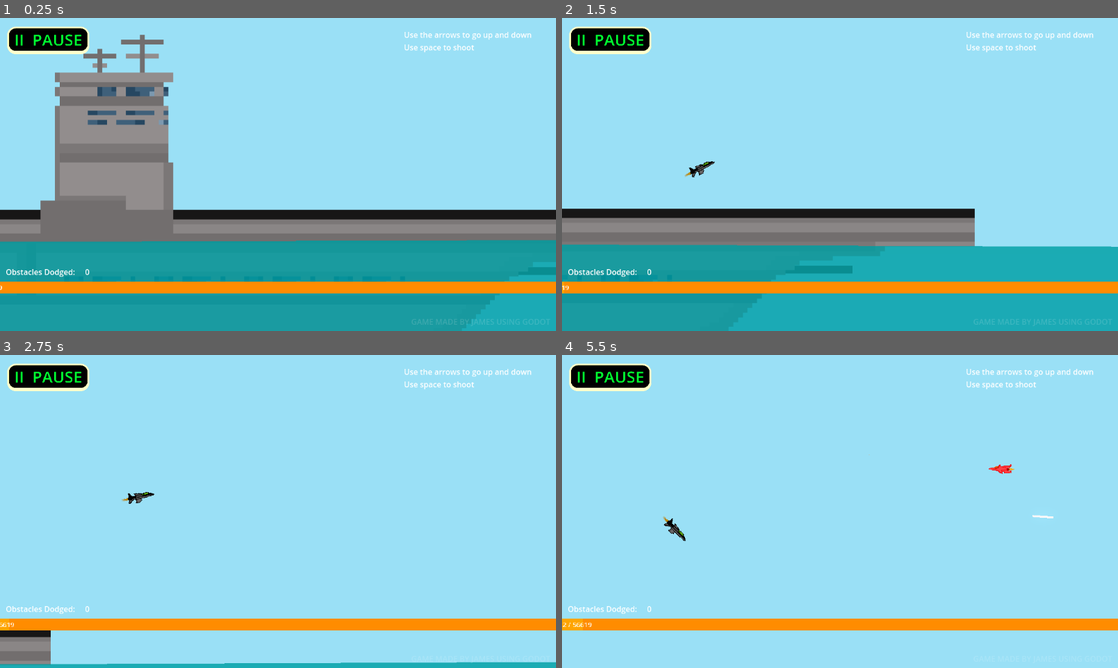
Above: before the commit, frames 1-4 (two rows, left to right).
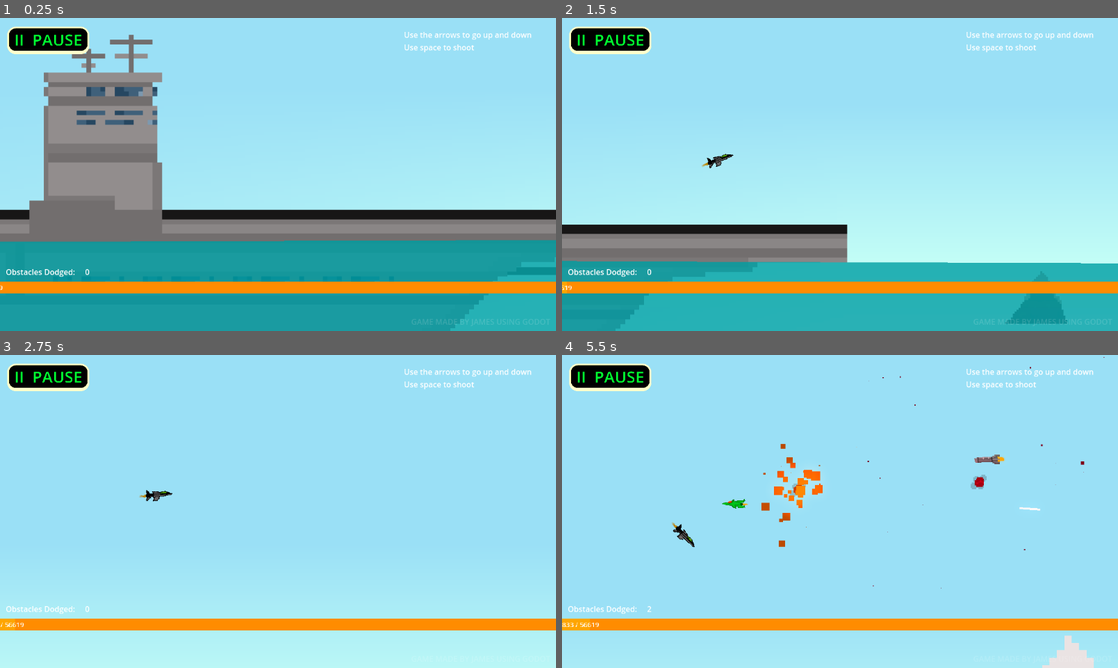
Above: after the commit, the same moments.

Repository: star6fish/DigitalTechInternalInternal
Game: Godot game, scene res://scenes/TestingScene.tscn
Two runs of this game, one before a commit and one after it. Both use one fixed random seed, a clock stepped at 60 frames per second and the inputs below. The project has no main scene, so this scene is started directly.
Inputs:
- Up to frame 1 (0.25 s): no input
- Up to frame 2 (1.5 s): hold Right (ui_right) 0.53-1.28 s; hold Space (shoot) 0.53-1.28 s; hold Down (ui_down) from 1.28 s (still down); tap Space (shoot) at 1.35 s
- Up to frame 3 (2.75 s): release Down (ui_down) at 2.03 s; hold Right (ui_right) from 2.03 s (still down); hold Space (shoot) from 2.03 s (still down)
- Up to frame 4 (5.5 s): release Right (ui_right) at 2.78 s; release Space (shoot) at 2.78 s; hold Up (ui_up) 2.78-3.53 s; tap Space (shoot) at 2.85, 4.35 s; hold Space (shoot) 3.53-4.28 s; hold Left (ui_left) 3.53-5.03 s; hold Down (ui_down) from 5.03 s (still down); hold Space (shoot) from 5.03 s (still down)

The runs differ from the first frame. In frame 1, 3.4% of the frame differs, in the area x 0-100%, y 5-92%; in frame 2, 19%, in the area x 0-100%, y 43-98%; in frame 3, 8.8%; in frame 4, 1.8%.

Commit message:
25/10/2024

Diff:
--- a/assets/DesertMountain.tscn
+++ b/assets/DesertMountain.tscn
@@ -31,6 +31,7 @@
 
 [node name="CollisionShape2D" type="CollisionShape2D" parent="Area2D"]
 shape = SubResource("CircleShape2D_ge8go")
+one_way_collision_margin = 0.0
 
 [node name="Sprite2D" type="Sprite2D" parent="."]
 position = Vector2(4.65661e-10, 2.22045e-16)
--- a/assets/Player.tscn
+++ b/assets/Player.tscn
@@ -81,4 +81,4 @@
 shape = SubResource("RectangleShape2D_58hsa")
 
 [connection signal="area_entered" from="Area2D" to="." method="_hit_object"]
-[connection signal="area_entered" from="ObstacleDetector" to="." method="_hit_object_OD"]
+[connection signal="area_entered" from="ObstacleDetector" to="." method="_hit_object_obstacle_detector"]
--- a/assets/gpu_particles_2d.tscn
+++ b/assets/gpu_particles_2d.tscn
@@ -2,7 +2,7 @@
 
 [sub_resource type="Gradient" id="Gradient_lghvm"]
 offsets = PackedFloat32Array(0.00675676, 0.641892, 1)
-colors = PackedColorArray(0.984314, 0.72549, 0.188235, 1, 0.93475, 0.589159, 0.389482, 1, 0.859544, 0.708889, 0.200922, 0)
+colors = PackedColorArray(0.98, 0.98, 0.98, 1, 0.523781, 0.523781, 0.523781, 1, 0.86, 0.86, 0.86, 0)
 
 [sub_resource type="GradientTexture1D" id="GradientTexture1D_tu5i1"]
 gradient = SubResource("Gradient_lghvm")
--- a/assets/sky.tscn
+++ b/assets/sky.tscn
@@ -15,8 +15,8 @@
 modulate = Color(0.611765, 0.282353, 0, 1)
 z_index = -1
 z_as_relative = false
-position = Vector2(578.5, -34)
-scale = Vector2(18.0156, 1)
+position = Vector2(578.5, -65)
+scale = Vector2(18.0156, 1.96875)
 color = Color(0.580392, 0.278431, 0, 1)
 energy = 1.6
 range_layer_min = -1
@@ -34,23 +34,22 @@
 [node name="ColorRect3" type="ColorRect" parent="."]
 light_mask = 2
 offset_left = 1.0
-offset_top = -12.0
+offset_top = -13.0
 offset_right = 1154.0
-offset_bottom = 1.0
 color = Color(0.980392, 0.776471, 0.34902, 1)
 
 [node name="ColorRect2" type="ColorRect" parent="."]
 light_mask = 2
 offset_left = 1.0
-offset_top = -21.0
+offset_top = -26.0
 offset_right = 1154.0
-offset_bottom = -12.0
+offset_bottom = -13.0
 color = Color(1, 0.74902, 0.552941, 1)
 
 [node name="ColorRect4" type="ColorRect" parent="."]
 light_mask = 2
 offset_left = 1.0
-offset_top = -27.0
+offset_top = -37.0
 offset_right = 1154.0
-offset_bottom = -21.0
+offset_bottom = -22.0
 color = Color(1, 0.729412, 0.709804, 0.72549)
--- a/scenes/TestingScene.tscn
+++ b/scenes/TestingScene.tscn
@@ -296,12 +296,12 @@
 scale = Vector2(196.983, 9.01513)
 
 [node name="MapTypeChangeDetector" type="Area2D" parent="."]
-position = Vector2(21154, -524)
+position = Vector2(21313, -440)
 scale = Vector2(1.05241, 50.352)
 metadata/MapType = "Desert"
 
 [node name="CollisionShape2D" type="CollisionShape2D" parent="MapTypeChangeDetector"]
-position = Vector2(-73.1674, 10.4266)
+position = Vector2(847.578, 9.89037)
 scale = Vector2(1.00126, -5.10682)
 shape = SubResource("RectangleShape2D_iegil")
 
@@ -311,7 +311,7 @@
 metadata/MapType = "Ocean"
 
 [node name="CollisionShape2D" type="CollisionShape2D" parent="MapTypeChangeDetector2"]
-position = Vector2(-69.3646, 10.7441)
+position = Vector2(-792.467, 11.2607)
 shape = SubResource("RectangleShape2D_iegil")
 
 [node name="MapTypeChangeDetector3" type="Area2D" parent="."]
@@ -320,7 +320,7 @@
 metadata/MapType = "Jungle"
 
 [node name="CollisionShape2D" type="CollisionShape2D" parent="MapTypeChangeDetector3"]
-position = Vector2(3113.81, 8.81792)
+position = Vector2(3272.49, 9.0761)
 shape = SubResource("RectangleShape2D_iegil")
 
 [node name="MapTypeChangeDetector4" type="Area2D" parent="."]
@@ -329,7 +329,7 @@
 metadata/MapType = "Ocean"
 
 [node name="CollisionShape2D" type="CollisionShape2D" parent="MapTypeChangeDetector4"]
-position = Vector2(3113.81, 8.81792)
+position = Vector2(2883.86, 8.83778)
 shape = SubResource("RectangleShape2D_iegil")
 
 [node name="ObstaclePassDetector" type="Area2D" parent="."]
--- a/scenes/WinScreen.tscn
+++ b/scenes/WinScreen.tscn
@@ -1,6 +1,7 @@
-[gd_scene load_steps=2 format=3 uid="uid://1y60k7cd2gmc"]
+[gd_scene load_steps=3 format=3 uid="uid://1y60k7cd2gmc"]
 
 [ext_resource type="Script" path="res://scripts/WinScreen.gd" id="1_3h8ep"]
+[ext_resource type="Texture2D" uid="uid://bynh5ceou1ifx" path="res://assets/WinScreen.png" id="2_cojfv"]
 
 [node name="Control" type="Control"]
 layout_mode = 3
@@ -21,10 +22,10 @@
 
 [node name="Label" type="Label" parent="CanvasLayer/ColorRect"]
 layout_mode = 0
-offset_left = 399.0
-offset_top = 14.0
-offset_right = 1593.0
-offset_bottom = 356.0
+offset_left = 439.475
+offset_top = 13.6271
+offset_right = 1633.47
+offset_bottom = 355.627
 scale = Vector2(0.396571, 0.396571)
 theme_override_colors/font_color = Color(0, 1, 0.192157, 1)
 theme_override_font_sizes/font_size = 250
@@ -37,3 +38,8 @@
 offset_right = 1140.0
 offset_bottom = 640.013
 text = "GAME MADE BY JAMES USING GODOT"
+
+[node name="WinScreen" type="Sprite2D" parent="."]
+position = Vector2(20.0775, 20.0574)
+scale = Vector2(0.0797543, 0.132073)
+texture = ExtResource("2_cojfv")
--- a/scripts/Bullet.gd
+++ b/scripts/Bullet.gd
@@ -8,7 +8,7 @@
 func _hit_object(object):
 	if object.get_parent().has_meta("obstacle"):
 		objects_hit += 1
-		if objects_hit >= 5:
+		if objects_hit >= 3:
 			queue_free()
 
 # Called when the node enters the scene tree for the first time.
--- a/scripts/Cactus.gd
+++ b/scripts/Cactus.gd
@@ -11,6 +11,7 @@
 	and object.name != "ObstacleDetector"
 	or object.has_meta("Bullet")):
 
+		# Make the obstacle explosion
 		explosion = explosion_scene.instantiate()
 
 		explosion.position.x = object.position.x
--- a/scripts/DesertMountain.gd
+++ b/scripts/DesertMountain.gd
@@ -2,8 +2,6 @@
 
 @export var explosion_scene : PackedScene
 @export var explosion_colour : Color
-
-var crashing = false
 
 var explosion = false
 
@@ -11,8 +9,7 @@
 func _hit_object(object):
 	if object.get_parent().name == "CharacterBody2D" and object.name != "ObstacleDetector":
 
-		crashing = true
-
+		# Make the obstacle explosion
 		explosion = explosion_scene.instantiate()
 
 		explosion.position.x = object.position.x
--- a/scripts/OptionsScreen.gd
+++ b/scripts/OptionsScreen.gd
@@ -2,9 +2,10 @@
 
 @onready var global = get_node("/root/Global")
 
-var buttons_hover = {}
+var buttons_hovering = {}
 
 const BUTTON_TWEENING_SIZE_SPEED = 0.1
+
 
 func update_button_outlines():
 
@@ -62,47 +63,49 @@
 	_back()
 
 
-func _button_effect(button_target, hover, press):
+func _button_effect(button_target, hovering, pressing):
 
-	if hover == true:
+	if hovering == true:
 
-		if not buttons_hover.get(button_target):
+		if not buttons_hovering.get(button_target):
 
-			buttons_hover[button_target] = button_target.scale
+			buttons_hovering[button_target] = button_target.scale
 
-			var button_tween = create_tween()
-			button_tween.tween_property(button_target, "scale", button_target.scale
+			var button_size_tween = create_tween()
+			button_size_tween.tween_property(button_target, "scale", button_target.scale
 					 + (button_target.scale / 6), BUTTON_TWEENING_SIZE_SPEED)
 
-	elif hover == false:
+	elif hovering == false:
 
-		if buttons_hover.get(button_target):
+		if buttons_hovering.get(button_target):
 
-			var button_tween = create_tween()
-			button_tween.tween_property(button_target, "scale", buttons_hover[button_target],
-					 BUTTON_TWEENING_SIZE_SPEED)
+			var button_size_tween = create_tween()
+			button_size_tween.tween_property(button_target, "scale",
+					 buttons_hovering[button_target], BUTTON_TWEENING_SIZE_SPEED)
 
-			buttons_hover.erase(button_target)
+			buttons_hovering.erase(button_target)
 
-	if press == true:
+	if pressing == true:
 
-		var button_tween = create_tween()
-		button_tween.tween_property(button_target, "scale", buttons_hover[button_target]
-				 - (buttons_hover[button_target] / 6), BUTTON_TWEENING_SIZE_SPEED)
+		var button_size_tween = create_tween()
+		button_size_tween.tween_property(button_target, "scale", buttons_hovering[button_target]
+				 - (buttons_hovering[button_target] / 6), BUTTON_TWEENING_SIZE_SPEED)
 
-	elif press == false:
+	elif pressing == false:
 
-		if hover == true:
+		if hovering == true:
 
-			if buttons_hover.get(button_target):
+			if buttons_hovering.get(button_target):
 
-				var button_tween = create_tween()
-				button_tween.tween_property(button_target, "scale", buttons_hover[button_target]
-						 + (buttons_hover[button_target] / 6), BUTTON_TWEENING_SIZE_SPEED)
+				var button_size_tween = create_tween()
+				button_size_tween.tween_property(button_target, "scale", buttons_hovering[button_target]
+						 + (buttons_hovering[button_target] / 6), BUTTON_TWEENING_SIZE_SPEED)
+
 
 # Called when the node enters the scene tree for the first time.
 func _ready():
 	update_button_outlines()
+
 
 # Called every frame. 'delta' is the elapsed time since the previous frame.
 func _process(delta):
@@ -110,13 +113,4 @@
 	for i in get_children():
 		if i.has_signal("button_down"):
 
-			if i.is_hovered() == true:
-				_button_effect(i, true, false)
-			elif i.is_hovered() == false:
-				_button_effect(i, false, false)
-
-			if i.is_pressed() == true:
-				_button_effect(i, true, true)
-			if i.is_pressed() == false:
-				if i.is_hovered() == true:
-					_button_effect(i, true, false)
+			_button_effect(i, i.is_hovered(), i.is_pressed())
--- a/scripts/Player.gd
+++ b/scripts/Player.gd
@@ -1,6 +1,6 @@
 extends CharacterBody2D
 
-@export var speed = 300.0
+@export var speed = 400.0
 @export var explosion_scene: PackedScene
 @export var bullet_scene: PackedScene
 
@@ -33,6 +33,7 @@
 	get_tree().change_scene_to_file("res://scenes/WinScreen.tscn")
 
 
+# Jet plane hit an object
 func _hit_object(object):
 	if object.get_parent().has_meta("obstacle"):
 
@@ -62,11 +63,13 @@
 		_win()
 
 
-func _hit_object_OD(object):
+# Obstacle detector hit an object
+func _hit_object_obstacle_detector(object):
 	if object.get_parent().name != "Node2D" and object.get_parent().has_meta("obstacle"):
 		global.obstacles_dodged += 1
 
 
+# Shoot a bullet
 func _shoot():
 
 	shooting_cooldown = true
@@ -81,6 +84,7 @@
 
 	shooting_cooldown = false
 
+
 # Called every frame. 'delta' is the elapsed time since the previous frame.
 func _physics_process(delta):
 
@@ -91,9 +95,9 @@
 
 		$AnimatedSprite2D.animation = "default"
 
-		if position.y <= TAKE_OFF_LEVEL_Y:
+		if position.y <= TAKE_OFF_LEVEL_Y: # If player is taking off
 			rotation = rotate_toward(rotation, 0, delta * 0.2)
-			if rotation == 0:
+			if rotation == 0: # If player has finished taking off then switch taking_off to false
 				taking_off = false
 		else:
 			velocity.x = speed * 2
@@ -117,10 +121,29 @@
 		velocity.x += speed
 
 		if crashing == true:
+
 			velocity.y = 200
 			rotation += 5 * delta
 
 			$AnimatedSprite2D.animation = "default"
+
+			# Shake the camera when the player is crashing
+			shake_strength = lerp(shake_strength, SHAKE_MAGNITUDE, 5 * delta)
+
+			var shake_vector = Vector2(SHAKE_OFFSET - (
+			 		SHAKE_OFFSET * (shake_strength / SHAKE_MAGNITUDE) / 4)
+				 	+ RandomNumberGenerator.new().randf_range(-shake_strength, shake_strength),
+				 	RandomNumberGenerator.new().randf_range(-shake_strength, shake_strength))
+
+			get_parent().get_child(9).offset = lerp(get_parent().get_child(9).offset, shake_vector,
+			 		delta * 10)
+
+			get_parent().get_child(9).rotation = lerp(get_parent().get_child(9).rotation,
+				 	RandomNumberGenerator.new().randf_range(-shake_strength, shake_strength),
+				 	delta * 5)
+
+			get_parent().get_child(9).zoom = lerp(get_parent().get_child(9).zoom,
+					 Vector2(EXPLOSION_ZOOM, EXPLOSION_ZOOM), delta)
 
 		elif crashing == false:
 			if direction_y:
@@ -140,23 +163,7 @@
 
 	move_and_slide()
 
-	position.y = clamp(position.y, VELOCITY_CLAMP_MINIMUM_Y, VELOCITY_CLAMP_MAXIMUM_Y)
-
-	if crashing == true:
-
-		shake_strength = lerp(shake_strength, SHAKE_MAGNITUDE, 5 * delta)
-
-		var shake_vector = Vector2(SHAKE_OFFSET - (
-					SHAKE_OFFSET * (shake_strength / SHAKE_MAGNITUDE) / 4)
-				 + RandomNumberGenerator.new().randf_range(-shake_strength, shake_strength),
-				 RandomNumberGenerator.new().randf_range(-shake_strength, shake_strength))
-		get_parent().get_child(9).offset = lerp(get_parent().get_child(9).offset, shake_vector,
-				 delta * 10)
-		get_parent().get_child(9).rotation = lerp(get_parent().get_child(9).rotation,
-				 RandomNumberGenerator.new().randf_range(-shake_strength, shake_strength),
-				 delta * 5)
-		get_parent().get_child(9).zoom = lerp(get_parent().get_child(9).zoom,
-				 Vector2(EXPLOSION_ZOOM, EXPLOSION_ZOOM), delta)
+	position.y = clamp(position.y, VELOCITY_CLAMP_MINIMUM_Y, VELOCITY_CLAMP_MAXIMUM_Y) # Stop the player from going too high or too low
 
 	#if Crashing == true:
 		#Explosion.position.x = position.x
--- a/scripts/Rock.gd
+++ b/scripts/Rock.gd
@@ -13,6 +13,7 @@
 
 		crashing = true
 
+		# Make the obstacle explosion
 		explosion = explosion_scene.instantiate()
 
 		explosion.position.x = object.position.x
--- a/scripts/TestingScene.gd
+++ b/scripts/TestingScene.gd
@@ -22,11 +22,13 @@
 const CACTUS_SPAWN_OFFSET_Y = 600
 const OBSTACLE_CLAMP_Y_MINIMUM = -1000
 const OBSTACLE_CLAMP_Y_MAXIMUM = -320
+const MOUNTAIN_SPAWN_DISTANCE_MINIMUM_X = 20
 
 const CAMERA_CLAMP_Y_MINIMUM = -600
 const CAMERA_CLAMP_Y_MAXIMUM = -100
 
 const TAKE_OFF_LEAVE_X = 1600
+
 
 # Pause button pressed
 func _pause():
@@ -34,12 +36,14 @@
 	$CanvasLayer.visible = false
 	$CanvasLayer2.visible = true
 
+
 # Resume button pressed
 func _resume():
 	get_tree().paused = false
 	$CanvasLayer2.visible = false
 	$CanvasLayer.visible = true
 
+
 # Home button pressed
 func _home():
 	get_tree().paused = false
@@ -58,27 +62,41 @@
 	_home()
 
 
-func _get_obstacle_spawn_position_y(obstacle_select):
+# Gets the position that an obstacle can spawn at
+func _get_obstacle_spawn_position(obstacle_select):
 
 	var can_spawn = true
+
+	var obstacle_position = Vector2()
+
+	var obstacle_position_x = $CharacterBody2D.position.x + OBSTACLE_SPAWN_OFFSET_X
 
 	var obstacle_position_y = clamp(randf_range(
 			$CharacterBody2D.position.y - OBSTACLE_SPAWN_RANDOMNESS_Y,
 		 	$CharacterBody2D.position.y + OBSTACLE_SPAWN_RANDOMNESS_Y),
 			OBSTACLE_CLAMP_Y_MINIMUM, OBSTACLE_CLAMP_Y_MAXIMUM)
 
-	for obstacle in obstacles:
+	for obstacle in obstacles: # Checking if the obstacle position is too close to another obstacle
 		if obstacles[obstacle] - obstacle_position_y < OBSTACLE_SPAWN_DISTANCE_MINIMUM_Y:
 			can_spawn = false
 
-	if (obstacle_select == mountain_scene
-	or obstacle_select == jungle_tree_obstacle1_scene
+	if obstacle_select == mountain_scene:
+
+		for obstacle in obstacles: # Checking if the obstacle position is too close to another obstacle
+			if (obstacles[obstacle] - $CharacterBody2D.position.x + OBSTACLE_SPAWN_OFFSET_X
+					 < MOUNTAIN_SPAWN_DISTANCE_MINIMUM_X):
+				can_spawn = false
+
+		obstacle_position_y = randf_range(100, 200)
+
+	elif (obstacle_select == jungle_tree_obstacle1_scene
 	or obstacle_select == jungle_tree_obstacle2_scene):
 
 		obstacle_position_y = randf_range(100, 200)
 
 	elif obstacle_select == cactus_scene:
 
+		# Raycast to see the Y position where the obstacles can spawn
 		$RayCast2D.position = Vector2($CharacterBody2D.position.x + OBSTACLE_SPAWN_OFFSET_X,
 				 CAMERA_CLAMP_Y_MINIMUM)
 
@@ -93,10 +111,12 @@
 		else:
 			can_spawn = false
 
+	obstacle_position = Vector2(obstacle_position_x, obstacle_position_y)
+
 	if can_spawn == false:
-		obstacle_position_y = false
-
-	return obstacle_position_y
+		obstacle_position = false
+
+	return obstacle_position
 
 
 # Spawn an obstacle
@@ -136,19 +156,21 @@
 		elif obstacle_jet_plane_colour == 3:
 			obstacle_select = jet_plane_obstacle3_scene
 
-	var obstacle_position_y = _get_obstacle_spawn_position_y(obstacle_select)
-
-	if obstacle_position_y:
+	var obstacle_position = _get_obstacle_spawn_position(obstacle_select)
+
+	if obstacle_position: # If the obstacle position can spawn an obstacle (if not then next phsyics process will do it again)
 
 		var obstacle = obstacle_select.instantiate()
 
-		obstacles[obstacle] = obstacle_position_y
+		if obstacle_select == mountain_scene:
+			obstacles[obstacle] = obstacle_position.x
+		else:
+			obstacles[obstacle] = obstacle_position.y
 
 		add_child(obstacle)
 
-		obstacle.position.x = $CharacterBody2D.position.x + OBSTACLE_SPAWN_OFFSET_X
-
-		obstacle.position.y = obstacle_position_y
+		obstacle.position.x = obstacle_position.x
+		obstacle.position.y = obstacle_position.y
 
 		var double = random.randi_range(1, 4)
 
@@ -165,6 +187,7 @@
 		obstacles.erase(obstacle)
 
 	obstacle_cool_down = false
+
 
 # Called when the node enters the scene tree for the first time.
 func _ready():
@@ -187,6 +210,7 @@
 		$CanvasLayer.get_child(3).get_child(1).add_theme_color_override("font_color",
 		 		Color.LIGHT_YELLOW)
 
+
 # Called every frame.'delta' is the elapsed time since the previous frame.
 func _process(delta):
 
@@ -194,13 +218,14 @@
 	$Camera2D.position.y = clamp($CharacterBody2D.position.y, CAMERA_CLAMP_Y_MINIMUM,
 			 CAMERA_CLAMP_Y_MAXIMUM)
 
-	if $CharacterBody2D.position.x > TAKE_OFF_LEAVE_X:
+	if $CharacterBody2D.position.x > TAKE_OFF_LEAVE_X: # If the player is past the take off point then obstacles can spawn
 
 		if obstacle_cool_down == false:
 			_spawn_obstacle()
 
 	$CanvasLayer.get_child(4).text = "Obstacles Dodged:     " + str(global.obstacles_dodged)
 
+	# Changing the distance covered bar
 	$CanvasLayer.get_child(3).position.x = -$CanvasLayer.get_child(3).size.x * (
 				1 - $CharacterBody2D.position.x / $Node2D3.position.x)
 	$CanvasLayer.get_child(3).get_child(0).text = (str(floor($CharacterBody2D.position.x)) + " / "
--- a/scripts/buttonEffects.gd
+++ b/scripts/buttonEffects.gd
@@ -1,59 +1,53 @@
 extends CanvasLayer
 
-var ButtonsHover = {}
+var buttons_hovering = {}
 
 const BUTTON_TWEENING_SIZE_SPEED = 0.1
 
-func _buttonEffect(ButtonTarget, Hover, Press):
 
-	if Hover == true:
+# Makes the button pressing size effect
+func _button_effect(button_target, hovering, pressing):
 
-		if not ButtonsHover.get(ButtonTarget):
+	if hovering == true: # Bigger
 
-			ButtonsHover[ButtonTarget] = ButtonTarget.scale
+		if not buttons_hovering.get(button_target):
 
-			var ButtonTween = create_tween()
-			ButtonTween.tween_property(ButtonTarget, "scale", ButtonTarget.scale
-					 + (ButtonTarget.scale / 6), BUTTON_TWEENING_SIZE_SPEED)
+			buttons_hovering[button_target] = button_target.scale
 
-	elif Hover == false:
+			var button_size_tween = create_tween()
+			button_size_tween.tween_property(button_target, "scale", button_target.scale
+					 + (button_target.scale / 6), BUTTON_TWEENING_SIZE_SPEED)
 
-		if ButtonsHover.get(ButtonTarget):
+	elif hovering == false: # Normal
 
-			var ButtonTween = create_tween()
-			ButtonTween.tween_property(ButtonTarget, "scale", ButtonsHover[ButtonTarget],
-					 BUTTON_TWEENING_SIZE_SPEED)
+		if buttons_hovering.get(button_target):
 
-			ButtonsHover.erase(ButtonTarget)
+			var button_size_tween = create_tween()
+			button_size_tween.tween_property(button_target, "scale",
+					 buttons_hovering[button_target], BUTTON_TWEENING_SIZE_SPEED)
 
-	if Press == true:
+			buttons_hovering.erase(button_target)
 
-		var ButtonTween = create_tween()
-		ButtonTween.tween_property(ButtonTarget, "scale", ButtonsHover[ButtonTarget]
-				 - (ButtonsHover[ButtonTarget] / 6), BUTTON_TWEENING_SIZE_SPEED)
+	if pressing == true: # Smaller
 
-	elif Press == false:
+		var button_size_tween = create_tween()
+		button_size_tween.tween_property(button_target, "scale", buttons_hovering[button_target]
+				 - (buttons_hovering[button_target] / 6), BUTTON_TWEENING_SIZE_SPEED)
 
-		if Hover == true:
+	elif pressing == false:
 
-			if ButtonsHover.get(ButtonTarget):
+		if hovering == true:# Bigger
 
-				var ButtonTween = create_tween()
-				ButtonTween.tween_property(ButtonTarget, "scale", ButtonsHover[ButtonTarget]
-						 + (ButtonsHover[ButtonTarget] / 6), BUTTON_TWEENING_SIZE_SPEED)
+			if buttons_hovering.get(button_target):
+
+				var button_size_tween = create_tween()
+				button_size_tween.tween_property(button_target, "scale", buttons_hovering[button_target]
+						 + (buttons_hovering[button_target] / 6), BUTTON_TWEENING_SIZE_SPEED)
+
 
 # Called every frame. 'delta' is the elapsed time since the previous frame.
 func _process(delta):
 	for i in get_children():
 		if i.has_signal("button_down"):
 
-			if i.is_hovered() == true:
-				_buttonEffect(i, true, false)
-			elif i.is_hovered() == false:
-				_buttonEffect(i, false, false)
-
-			if i.is_pressed() == true:
-				_buttonEffect(i, true, true)
-			if i.is_pressed() == false:
-				if i.is_hovered() == true:
-					_buttonEffect(i, true, false)
+			_button_effect(i, i.is_hovered(), i.is_pressed())
--- a/scripts/explosion.gd
+++ b/scripts/explosion.gd
@@ -5,6 +5,8 @@
 # Called when the node enters the scene tree for the first time.
 func _ready():
 	var particles = explosion_particles.instantiate()
+
+	particles.modulate = $AnimatedSprite2D.modulate
 
 	particles.position = position
 	particles.rotation = rotation
--- a/scripts/jetplane_obstacle1.gd
+++ b/scripts/jetplane_obstacle1.gd
@@ -15,6 +15,7 @@
 
 		crashing = true
 
+		# Make the obstacle explosion
 		explosion = explosion_scene.instantiate()
 
 		explosion.position.x = position.x
--- a/scripts/missile.gd
+++ b/scripts/missile.gd
@@ -15,6 +15,7 @@
 
 		crashing = true
 
+		# Make the obstacle explosion
 		explosion = explosion_scene.instantiate()
 
 		explosion.position.x = position.x
--- a/scripts/mountain.gd
+++ b/scripts/mountain.gd
@@ -13,6 +13,7 @@
 
 		crashing = true
 
+		# Make the obstacle explosion
 		explosion = explosion_scene.instantiate()
 
 		explosion.position.x = object.position.x
